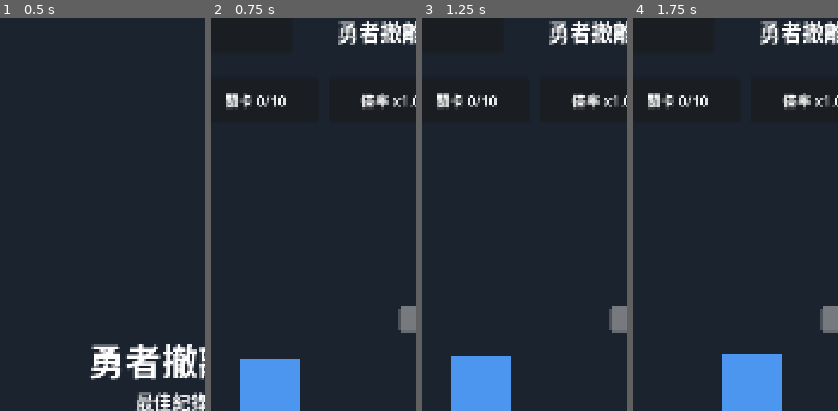
Above: before the commit, frames 1-4 (left to right).
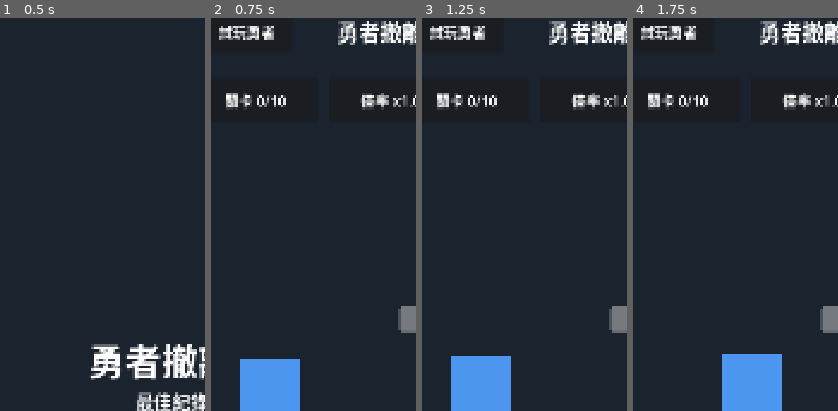
Above: after the commit, the same moments.

Repository: testBP0612/CrushGameDemo
Game: Godot game, scene res://Scenes/Main.tscn
Same seed, same stepped clock (60 frames per second), same inputs: the game is played once before the commit and once after it.
Inputs:
- Up to frame 1 (0.5 s): no input
- Up to frame 2 (0.75 s): click "點擊開始" at 0.5 s
- Up to frame 3 (1.25 s): no input
- Up to frame 4 (1.75 s): click "開始挑戰" at 1.25 s
The pictures show only the part of the screen within x 6-56%, y 2-52%; the shares and areas given below are measured in that part.

Frame 1 is identical in both runs. In frame 2, 0.8% of the frame differs, in the area x 3-31%, y 2-6%; in frame 3, 0.8%; in frame 4, 0.8%.

Commit message:
feat(codex-05): 結算與本機分數服務
任務卡 Codex/05_SETTLEMENT_AND_LOCAL_SCORE 實作：
- Scripts/services/score_service.gd：ScoreService 介面（抽象）
- local_score_service.gd：存 user://save.json，含預設值/容錯/破紀錄更新
- player_profile_service.gd：mock profile（TopBar 顯示）
- state_machine：餘額改由 ScoreService 載入/寫回；撤退/通關 submit_payout；不直接寫檔
- 標題顯示真實 best_record
- D-007：餘額<min_bet 時「開始挑戰」按鈕切為「重置金幣」→ reset_balance_to_starting
- Data/ui_text：新增 bet_reset_balance、profile_mock_display_name

Co-Authored-By: Claude Opus 4.8 <noreply@anthropic.com>

Diff:
--- a/Data/ui_text.json
+++ b/Data/ui_text.json
@@ -7,6 +7,7 @@
 
     "title_game_name": "勇者撤離戰",
     "title_tap_to_start": "點擊開始",
+    "profile_mock_display_name": "試玩勇者",
 
     "hud_stage": "關卡 {stage}/{max}",
     "hud_multiplier": "倍率 x{multiplier}",
@@ -18,6 +19,7 @@
     "bet_increase": "＋",
     "bet_confirm": "開始挑戰",
     "bet_insufficient": "金幣不足",
+    "bet_reset_balance": "重置金幣",
 
     "battle_msg_challenging": "正在挑戰 {monster}…",
     "battle_msg_victory": "擊敗 {monster}！",
--- a/Scripts/core/game_controller.gd
+++ b/Scripts/core/game_controller.gd
@@ -2,6 +2,8 @@
 
 const EventBusScript := preload("res://Scripts/core/event_bus.gd")
 const GameStateMachineScript := preload("res://Scripts/core/game_state_machine.gd")
+const LocalScoreServiceScript := preload("res://Scripts/services/local_score_service.gd")
+const PlayerProfileServiceScript := preload("res://Scripts/services/player_profile_service.gd")
 
 @onready var title_screen: Control = $UILayer/TitleScreen
 @onready var battle_presenter = $BattleScene
@@ -9,14 +11,17 @@
 @onready var best_record_label: Label = $UILayer/TitleScreen/TitleLayout/BestRecordLabel
 @onready var start_button: Button = $UILayer/TitleScreen/TitleLayout/StartButton
 @onready var vertical_ui: VerticalUi = $UILayer/VerticalUi
+@onready var profile_label: Label = $UILayer/VerticalUi/TopBar/ProfileFrame/ProfileLabel
 
 var event_bus := EventBusScript.new()
 var state_machine := GameStateMachineScript.new()
+var score_service := LocalScoreServiceScript.new()
+var player_profile_service := PlayerProfileServiceScript.new()
 
 
 func _ready() -> void:
 	add_child(event_bus)
-	state_machine.setup(event_bus)
+	state_machine.setup(event_bus, score_service)
 	_connect_events()
 	_connect_buttons()
 	_connect_battle_presenter()
@@ -46,6 +51,7 @@
 	vertical_ui.cashout_requested.connect(_on_cashout_pressed)
 	vertical_ui.advance_requested.connect(_on_advance_pressed)
 	vertical_ui.settle_acknowledged.connect(_on_settle_pressed)
+	vertical_ui.balance_reset_requested.connect(_on_balance_reset_pressed)
 
 
 func _connect_battle_presenter() -> void:
@@ -60,8 +66,9 @@
 
 func _apply_static_text() -> void:
 	title_label.text = Data.text("title_game_name")
-	best_record_label.text = Data.text("best_record", {"payout": 0})
+	_update_best_record_text()
 	start_button.text = Data.text("title_tap_to_start")
+	profile_label.text = str(player_profile_service.get_profile().get("display_name", ""))
 
 
 func _on_start_pressed() -> void:
@@ -104,6 +111,11 @@
 	_update_view()
 
 
+func _on_balance_reset_pressed() -> void:
+	state_machine.reset_balance_to_starting()
+	_update_view()
+
+
 func _on_state_changed(state_name: String) -> void:
 	_update_view()
 	_play_presentation_for_state(state_name)
@@ -129,6 +141,7 @@
 
 func _on_settled(result: String) -> void:
 	print("Settled: %s balance=%d" % [result, state_machine.balance])
+	_update_best_record_text()
 	_update_view()
 
 
@@ -189,6 +202,15 @@
 	title_screen.visible = state_machine.is_title()
 	vertical_ui.visible = not state_machine.is_title()
 	vertical_ui.update_snapshot(_ui_snapshot(state_name))
+	_update_best_record_text()
+
+
+func _update_best_record_text() -> void:
+	if not is_node_ready():
+		return
+	best_record_label.text = Data.text("best_record", {
+		"payout": score_service.get_best_payout()
+	})
 
 
 func _ui_snapshot(state_name: String) -> Dictionary:
@@ -210,5 +232,7 @@
 		"is_reward_decision": state_machine.is_reward_decision(),
 		"is_settle": state_machine.is_settle(),
 		"is_bet_affordable": state_machine.is_bet_affordable(),
+		"is_balance_below_min_bet": state_machine.is_balance_below_min_bet(),
+		"best_payout": score_service.get_best_payout(),
 		"can_advance": state_machine.can_advance()
 	}
--- a/Scripts/core/game_state_machine.gd
+++ b/Scripts/core/game_state_machine.gd
@@ -41,6 +41,7 @@
 }
 
 var event_bus: EventBus
+var score_service
 var state: State = State.BOOT
 var balance := 0
 var bet := 0
@@ -56,8 +57,9 @@
 var _settled_this_round := false
 
 
-func setup(bus: EventBus) -> void:
+func setup(bus: EventBus, score) -> void:
 	event_bus = bus
+	score_service = score
 	randomize()
 
 
@@ -66,9 +68,13 @@
 	if not Data.is_loaded():
 		push_error("GameStateMachine BOOT failed: Data autoload is not loaded.")
 		return false
+	if score_service == null:
+		push_error("GameStateMachine BOOT failed: ScoreService is not injected.")
+		return false
 
 	var balance_config := Data.balance_config()
-	balance = int(balance_config.get("starting_balance", 0))
+	score_service.load_save()
+	balance = score_service.get_balance()
 	bet = _clamp_bet(int(balance_config.get("default_bet", 0)))
 	_emit_data_loaded()
 	_set_state(State.TITLE)
@@ -222,6 +228,17 @@
 
 func is_bet_affordable() -> bool:
 	return balance >= bet
+
+
+func is_balance_below_min_bet() -> bool:
+	return balance < int(Data.balance_config().get("min_bet", 0))
+
+
+func reset_balance_to_starting() -> void:
+	if state != State.BETTING or score_service == null:
+		return
+	balance = score_service.reset_balance()
+	_emit_balance_changed()
 
 
 func stage_to_challenge() -> int:
@@ -269,6 +286,7 @@
 		return
 
 	balance = max(0, balance - bet)
+	score_service.set_balance(balance)
 	_bet_charged_this_round = true
 	_emit_balance_changed()
 
@@ -286,6 +304,8 @@
 func _enter_cash_out_settle() -> void:
 	if not _settled_this_round:
 		balance += current_payout
+		score_service.set_balance(balance)
+		score_service.submit_payout(current_payout)
 		_settled_this_round = true
 		last_result = "cash_out"
 		_emit_balance_changed()
@@ -294,6 +314,7 @@
 
 func _enter_defeat_settle() -> void:
 	current_payout = 0
+	score_service.set_balance(balance)
 	_settled_this_round = true
 	last_result = "defeat"
 	event_bus.settled.emit(last_result)
@@ -302,6 +323,8 @@
 func _enter_clear_settle() -> void:
 	if not _settled_this_round:
 		balance += current_payout
+		score_service.set_balance(balance)
+		score_service.submit_payout(current_payout)
 		_settled_this_round = true
 		last_result = "clear"
 		_emit_balance_changed()
--- /dev/null
+++ b/Scripts/services/local_score_service.gd
@@ -0,0 +1,94 @@
+class_name LocalScoreService
+extends "res://Scripts/services/score_service.gd"
+
+const SAVE_PATH := "user://save.json"
+
+var _balance := 0
+var _best_payout := 0
+
+
+func load_save() -> void:
+	var defaults := _default_save_data()
+	_balance = int(defaults.get("balance", 0))
+	_best_payout = int(defaults.get("best_payout", 0))
+
+	if not FileAccess.file_exists(SAVE_PATH):
+		_save()
+		return
+
+	var file := FileAccess.open(SAVE_PATH, FileAccess.READ)
+	if file == null:
+		push_error("LocalScoreService failed to open save: %s" % error_string(FileAccess.get_open_error()))
+		_save()
+		return
+
+	var parsed: Variant = JSON.parse_string(file.get_as_text())
+	if typeof(parsed) != TYPE_DICTIONARY:
+		push_error("LocalScoreService save parse failed; using defaults.")
+		_save()
+		return
+
+	_balance = _safe_int(parsed, "balance", _balance)
+	_best_payout = _safe_int(parsed, "best_payout", _best_payout)
+	_save()
+
+
+func get_balance() -> int:
+	return _balance
+
+
+func set_balance(value: int) -> void:
+	_balance = max(0, value)
+	_save()
+
+
+func get_best_payout() -> int:
+	return _best_payout
+
+
+func submit_payout(payout: int) -> void:
+	if payout > _best_payout:
+		_best_payout = payout
+		_save()
+
+
+func reset_balance() -> int:
+	_balance = _starting_balance()
+	_save()
+	return _balance
+
+
+func save_path() -> String:
+	return SAVE_PATH
+
+
+func _default_save_data() -> Dictionary:
+	return {
+		"balance": _starting_balance(),
+		"best_payout": 0
+	}
+
+
+func _starting_balance() -> int:
+	return int(Data.balance_config().get("starting_balance", 0))
+
+
+func _safe_int(source: Dictionary, key: String, fallback: int) -> int:
+	if not source.has(key):
+		return fallback
+	var value: Variant = source[key]
+	if typeof(value) in [TYPE_INT, TYPE_FLOAT]:
+		return int(value)
+	return fallback
+
+
+func _save() -> void:
+	var file := FileAccess.open(SAVE_PATH, FileAccess.WRITE)
+	if file == null:
+		push_error("LocalScoreService failed to write save: %s" % error_string(FileAccess.get_open_error()))
+		return
+	file.store_string(JSON.stringify({
+		"schema_version": "1.0",
+		"balance": _balance,
+		"best_payout": _best_payout
+	}, "\t"))
--- /dev/null
+++ b/Scripts/services/player_profile_service.gd
@@ -0,0 +1,10 @@
+class_name PlayerProfileService
+extends RefCounted
+
+
+func get_profile() -> Dictionary:
+	return {
+		"player_id": "local_mock",
+		"display_name": Data.text("profile_mock_display_name"),
+		"avatar": "placeholder"
+	}
--- /dev/null
+++ b/Scripts/services/score_service.gd
@@ -0,0 +1,29 @@
+class_name ScoreService
+extends RefCounted
+
+
+func load_save() -> void:
+	push_error("ScoreService.load_save must be implemented by a concrete service.")
+
+
+func get_balance() -> int:
+	push_error("ScoreService.get_balance must be implemented by a concrete service.")
+	return 0
+
+
+func set_balance(_value: int) -> void:
+	push_error("ScoreService.set_balance must be implemented by a concrete service.")
+
+
+func get_best_payout() -> int:
+	push_error("ScoreService.get_best_payout must be implemented by a concrete service.")
+	return 0
+
+
+func submit_payout(_payout: int) -> void:
+	push_error("ScoreService.submit_payout must be implemented by a concrete service.")
+
+
+func reset_balance() -> int:
+	push_error("ScoreService.reset_balance must be implemented by a concrete service.")
+	return get_balance()
--- a/Scripts/ui/bet_panel.gd
+++ b/Scripts/ui/bet_panel.gd
@@ -5,6 +5,7 @@
 signal increase_requested
 signal confirm_requested
 signal quick_bet_requested(amount: int)
+signal balance_reset_requested
 
 @onready var title_label: Label = $Panel/Margin/Layout/TitleLabel
 @onready var decrease_button: Button = $Panel/Margin/Layout/BetRow/DecreaseButton
@@ -15,6 +16,7 @@
 @onready var confirm_button: Button = $Panel/Margin/Layout/ConfirmButton
 
 var _quick_buttons: Array[Button] = []
+var _is_reset_mode := false
 
 
 func _ready() -> void:
@@ -26,7 +28,7 @@
 	_apply_button_style(confirm_button, Color(0.18, 0.58, 0.27, 1.0))
 	decrease_button.pressed.connect(func() -> void: decrease_requested.emit())
 	increase_button.pressed.connect(func() -> void: increase_requested.emit())
-	confirm_button.pressed.connect(func() -> void: confirm_requested.emit())
+	confirm_button.pressed.connect(_on_confirm_button_pressed)
 	_build_quick_buttons()
 
 
@@ -36,11 +38,14 @@
 	var max_bet := int(snapshot.get("max_bet", min_bet))
 	var is_betting := bool(snapshot.get("is_betting", false))
 	var is_affordable := bool(snapshot.get("is_bet_affordable", false))
+	var is_balance_below_min_bet := bool(snapshot.get("is_balance_below_min_bet", false))
 
 	bet_label.text = str(bet)
+	_is_reset_mode = is_betting and is_balance_below_min_bet
 	decrease_button.disabled = not is_betting or bet <= min_bet
 	increase_button.disabled = not is_betting or bet >= max_bet
-	confirm_button.disabled = not is_betting or not is_affordable
+	confirm_button.text = Data.text("bet_reset_balance" if _is_reset_mode else "bet_confirm")
+	confirm_button.disabled = not is_betting or (not is_affordable and not _is_reset_mode)
 	insufficient_label.visible = is_betting and not is_affordable
 
 	for button in _quick_buttons:
@@ -75,6 +80,13 @@
 	quick_bet_requested.emit(amount)
 
 
+func _on_confirm_button_pressed() -> void:
+	if _is_reset_mode:
+		balance_reset_requested.emit()
+	else:
+		confirm_requested.emit()
+
+
 func _apply_button_style(button: Button, color: Color) -> void:
 	var normal := StyleBoxFlat.new()
 	normal.bg_color = color
--- a/Scripts/ui/vertical_ui.gd
+++ b/Scripts/ui/vertical_ui.gd
@@ -8,6 +8,7 @@
 signal cashout_requested
 signal advance_requested
 signal settle_acknowledged
+signal balance_reset_requested
 
 @onready var hud: Hud = $Hud
 @onready var top_bar: Control = $TopBar
@@ -24,6 +25,7 @@
 	bet_panel.increase_requested.connect(func() -> void: bet_increase_requested.emit())
 	bet_panel.confirm_requested.connect(func() -> void: bet_confirm_requested.emit())
 	bet_panel.quick_bet_requested.connect(func(amount: int) -> void: quick_bet_requested.emit(amount))
+	bet_panel.balance_reset_requested.connect(func() -> void: balance_reset_requested.emit())
 	decision_panel.cashout_requested.connect(func() -> void: cashout_requested.emit())
 	decision_panel.advance_requested.connect(func() -> void: advance_requested.emit())
 	settlement_panel.acknowledge_requested.connect(func() -> void: settle_acknowledged.emit())
Not shown, added: Scripts/services/local_score_service.gd.uid
Not shown, added: Scripts/services/player_profile_service.gd.uid
Not shown, added: Scripts/services/score_service.gd.uid
Not shown, changed: Docs/06_DATA_SCHEMA.md
